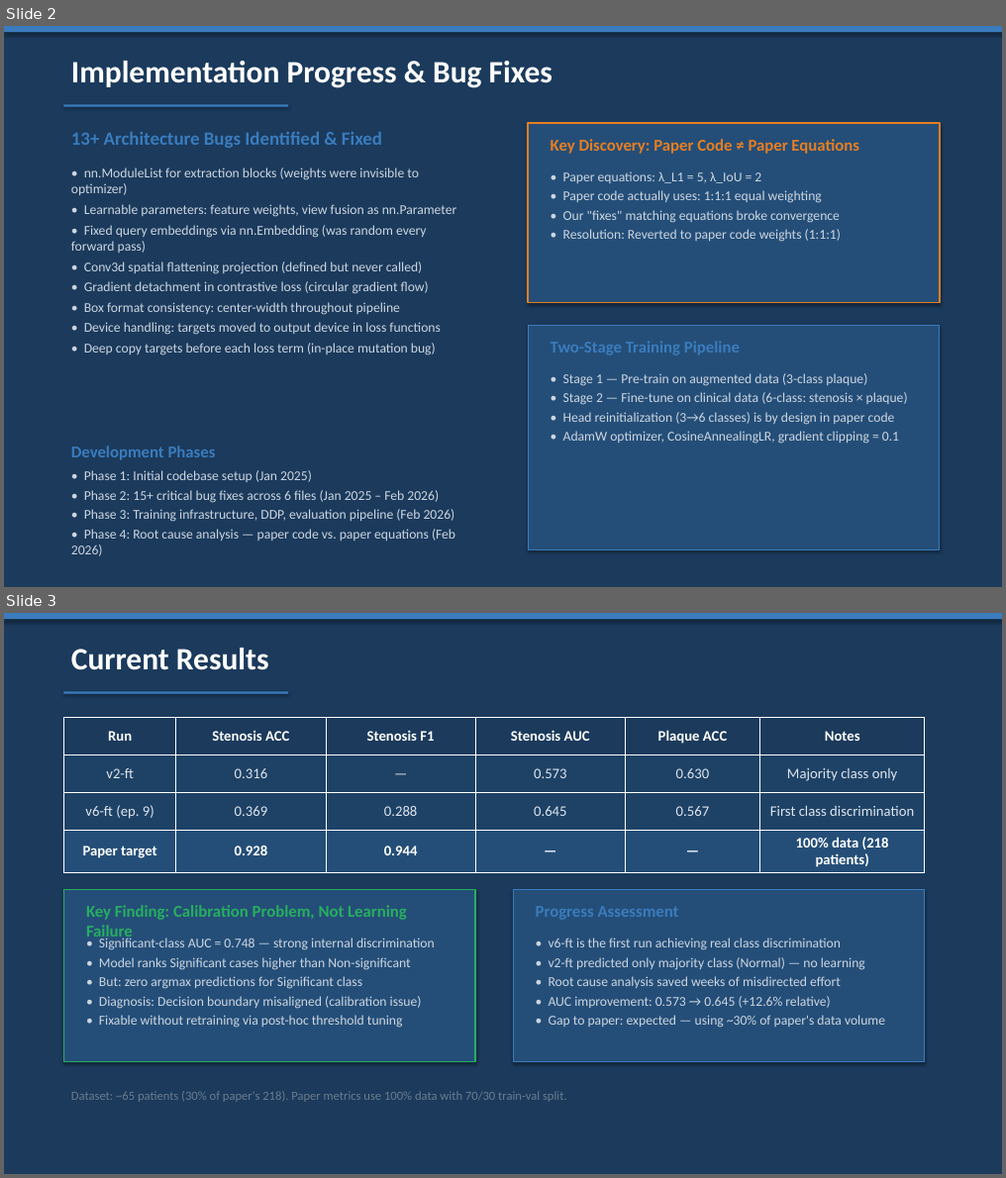
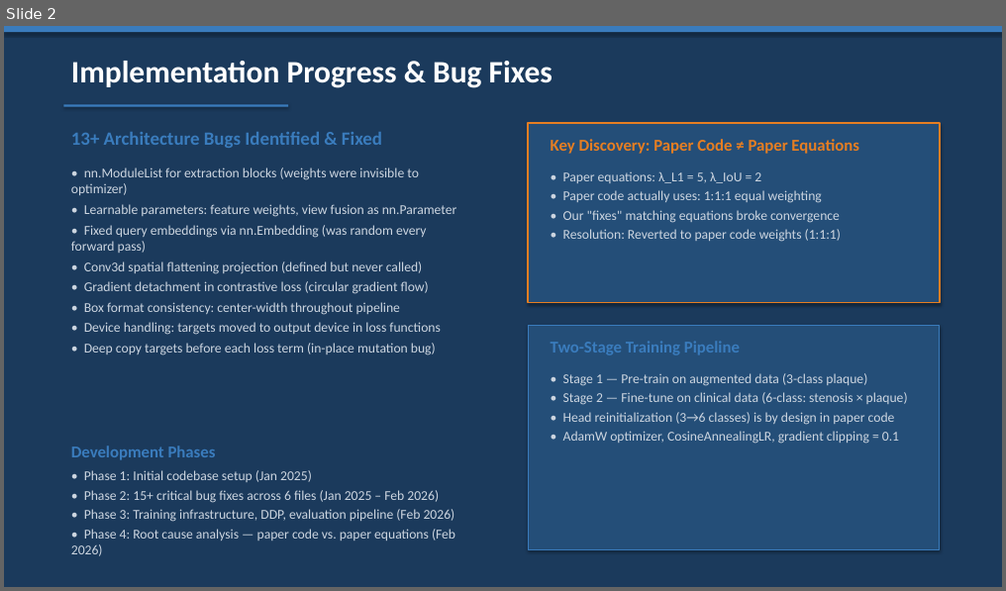
Before and after one commit to reetmitra/CAD_diagnosis, a slide deck: SC_Net_Progress_Update.pptx. Shown one above the other, each under a label of ours: slides 2 and 3 before the commit, slide 2 after it. The pictures are 1006x1178 and 1006x591 pixels, drawn with LibreOffice and Linux fonts; fonts in the diff are those of the drawing. Boxes give left, top, right and bottom in pixels: in the first picture for what was removed or moved away, otherwise in the second. Text is boxed around its words. In the diff, an @@ line names an element or a change of style, - is before the commit and + after.

```diff
--- a/SC_Net_Progress_Update.pptx
+++ b/SC_Net_Progress_Update.pptx
@@ slide 3 removed at box(4, 613, 1002, 1174), background #1B3A5C @@
@@ rectangle removed at box(4, 613, 1002, 619) @@
@@ text removed at box(71, 648, 269, 670) @@
-Current Results
@@ rectangle removed at box(63, 691, 288, 694) @@
@@ table removed at box(63, 718, 925, 871), 4 rows, 6 columns @@
-Run | Stenosis ACC | Stenosis F1 | Stenosis AUC | Plaque ACC | Notes
-v2-ft | 0.316 | — | 0.573 | 0.630 | Majority class only
-v6-ft (ep. 9) | 0.369 | 0.288 | 0.645 | 0.567 | First class discrimination
-Paper target | 0.928 | 0.944 | — | — | 100% data (218 patients)
@@ rectangle removed at box(63, 890, 475, 1062) @@
@@ text removed at box(86, 905, 407, 942) @@
-Key Finding: Calibration Problem, Not Learning Failure
@@ rectangle removed at box(513, 890, 925, 1062) @@
@@ text removed at box(536, 906, 679, 920) @@
-Progress Assessment
@@ text removed at box(99, 938, 435, 1028) @@
-• Significant-class AUC = 0.748 — strong internal discrimination
-• Model ranks Significant cases higher than Non-significant
-• But: zero argmax predictions for Significant class
-• Diagnosis: Decision boundary misaligned (calibration issue)
-• Fixable without retraining via post-hoc threshold tuning
@@ text removed at box(548, 938, 885, 1028) @@
-• v6-ft is the first run achieving real class discrimination
-• v2-ft predicted only majority class (Normal) — no learning
-• Root cause analysis saved weeks of misdirected effort
-• AUC improvement: 0.573 → 0.645 (+12.6% relative)
-• Gap to paper: expected — using ~30% of paper's data volume
@@ text removed at box(71, 1091, 567, 1102) @@
-Dataset: ~65 patients (30% of paper's 218). Paper metrics use 100% data with 70/30 train-val split.
```
Also in this commit, not shown: 1 slide changed, 1 slide added, 1 other file.
